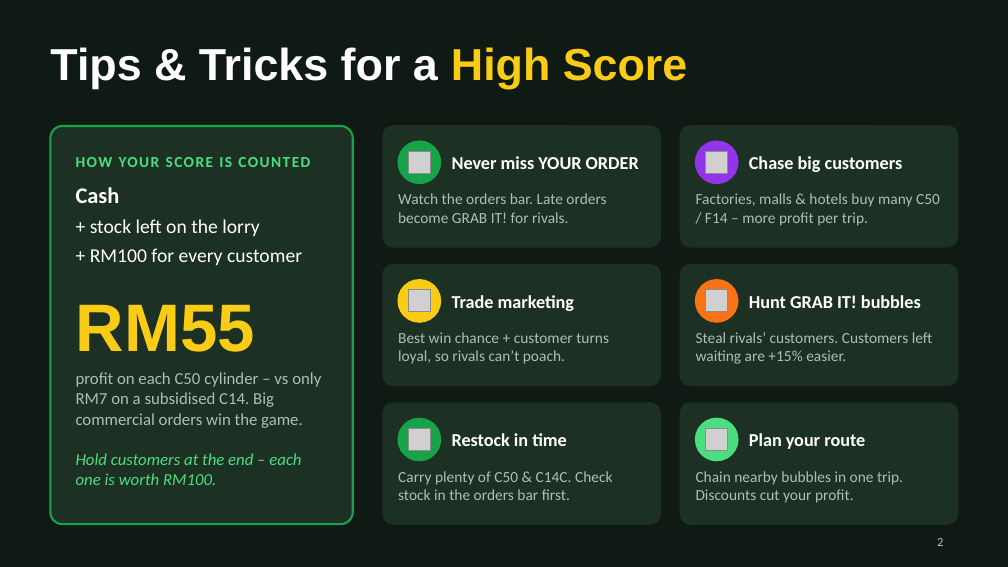
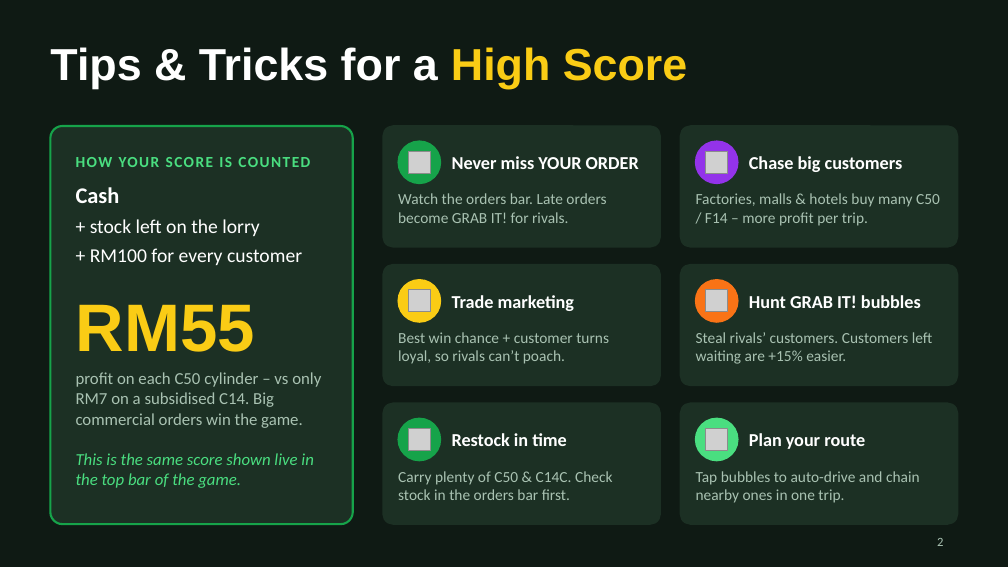
Before and after one commit to hzwnrli/malaysiainternship, a slide deck: slide 2 of slides/LPG_Lorry_Rush_How_to_Play.pptx. Drawn at 1008x567 pixels with LibreOffice and Linux fonts; fonts in the diff are those of the drawing; grey boxes stand for pictures. Boxes give left, top, right and bottom in pixels: in the first picture for what was removed or moved away, otherwise in the second. Text is boxed around its words. In the diff, an @@ line names an element or a change of style, - is before the commit and + after.

```diff
--- a/slides/LPG_Lorry_Rush_How_to_Play.pptx
+++ b/slides/LPG_Lorry_Rush_How_to_Play.pptx
@@ text at box(76, 453, 313, 488): text changed @@
-Hold customers at the end – each one is worth RM100.
+This is the same score shown live in the top bar of the game.
@@ text at box(696, 471, 920, 503): text changed @@
-Chain nearby bubbles in one trip. Discounts cut your profit.
+Tap bubbles to auto-drive and chain nearby ones in one trip.
```
Also in this commit, not shown: 1 other slide changed.
